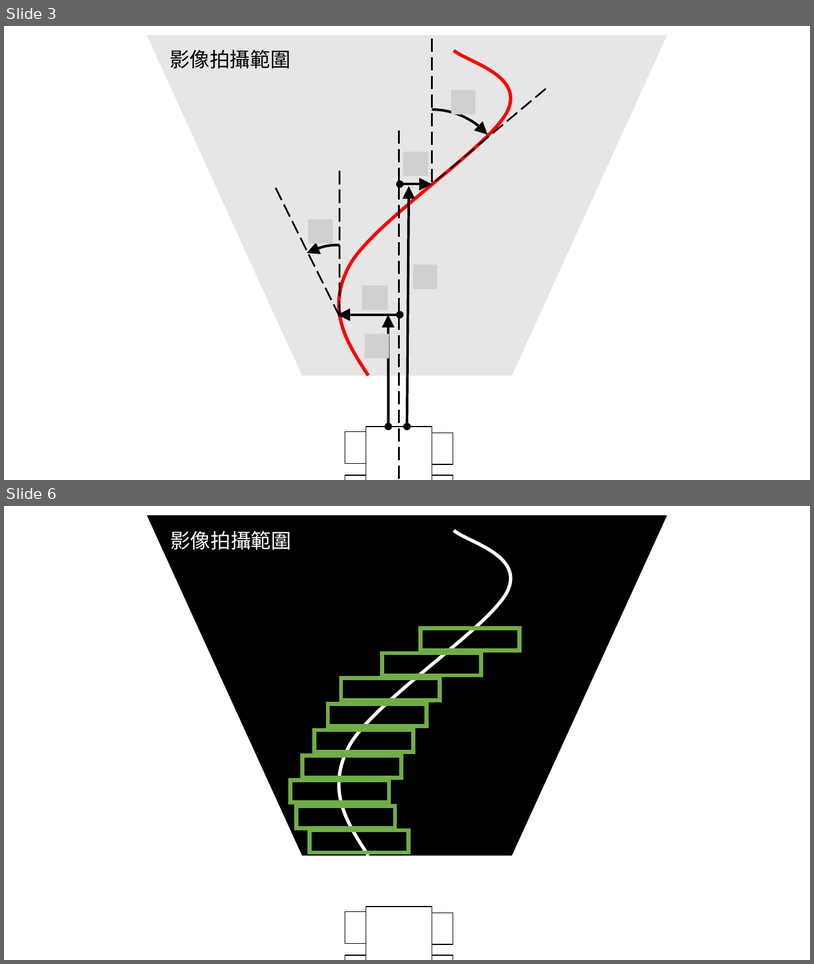
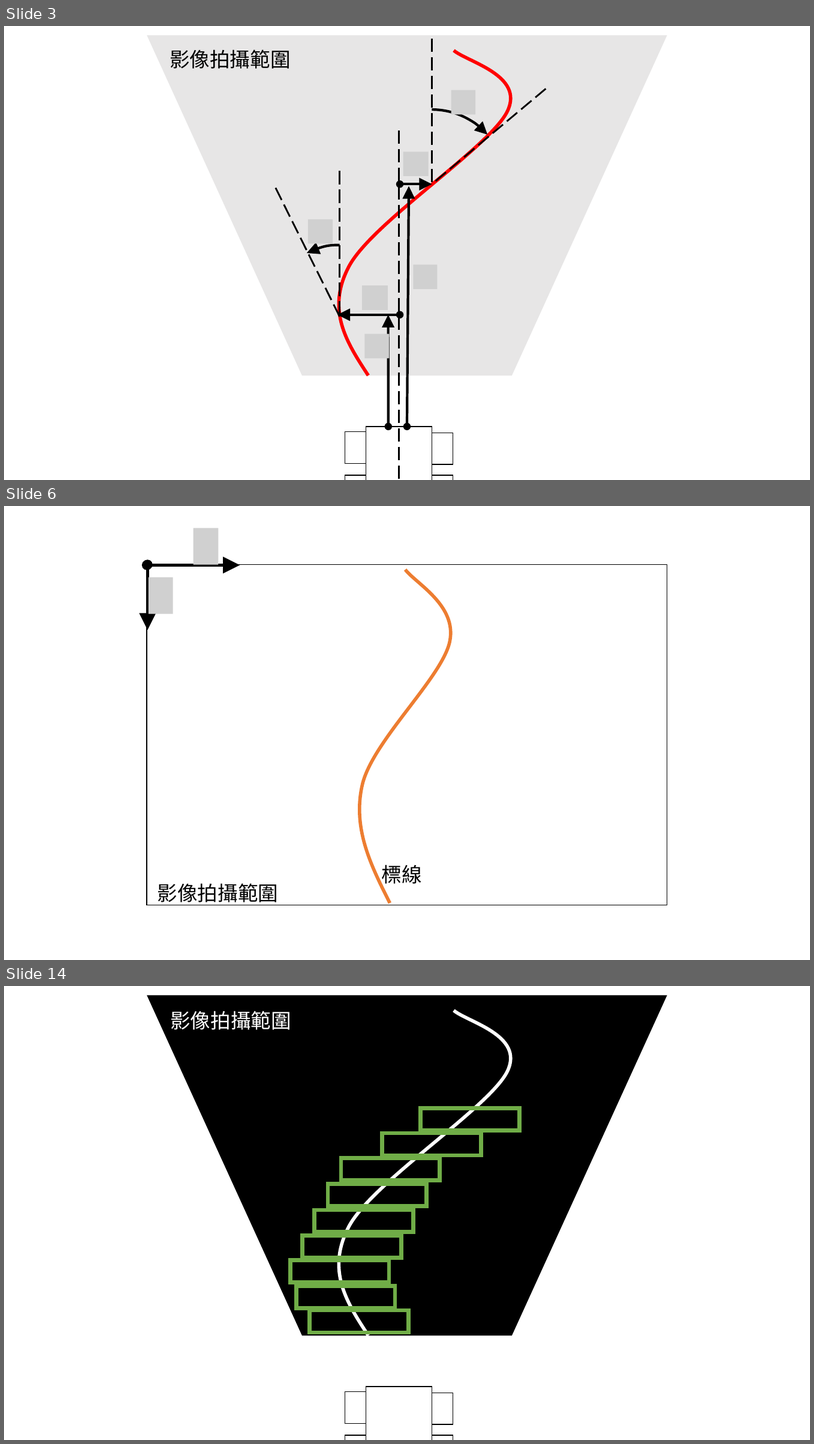
Before and after one commit to PrinceLego/Mechatronics_Integration, a slide deck: final_project/test.pptx. Shown one above the other, each under a label of ours: slides 3 and 6 before the commit, slides 3, 6 and 14 after it; the slides between them are not shown. The pictures are 814x964 and 814x1444 pixels, drawn with LibreOffice and Linux fonts; fonts in the diff are those of the drawing; grey boxes stand for pictures. Boxes give left, top, right and bottom in pixels: in the first picture for what was removed or moved away, otherwise in the second. Text is boxed around its words. In the diff, an @@ line names an element or a change of style, - is before the commit and + after.

```diff
--- a/final_project/test.pptx
+++ b/final_project/test.pptx
@@ slide 6 added at [4,506,810,960], background #FFFFFF @@
@@ group added at [147,528,668,905]: 2 texts, 2 double arrows, 2 pictures, 1 trapezoid, 1 freeform shape @@
+影像拍攝範圍
+標線
@@ what was slide 6 is now slide 14 @@
```
Also in this commit, not shown: 2 slides changed, 10 other slides added, 9 other files.
